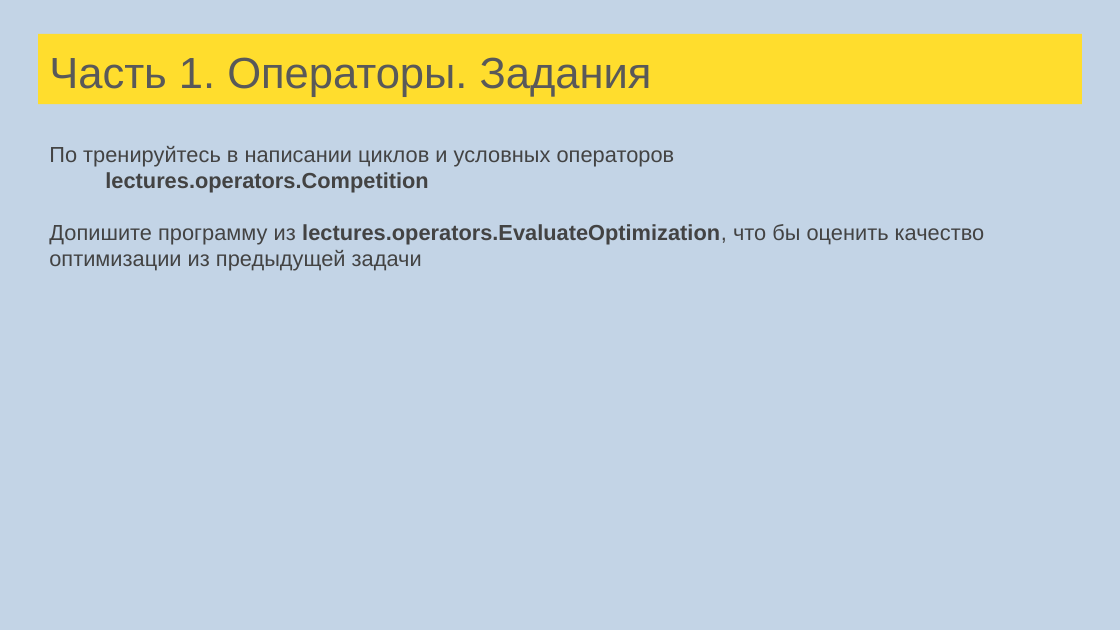
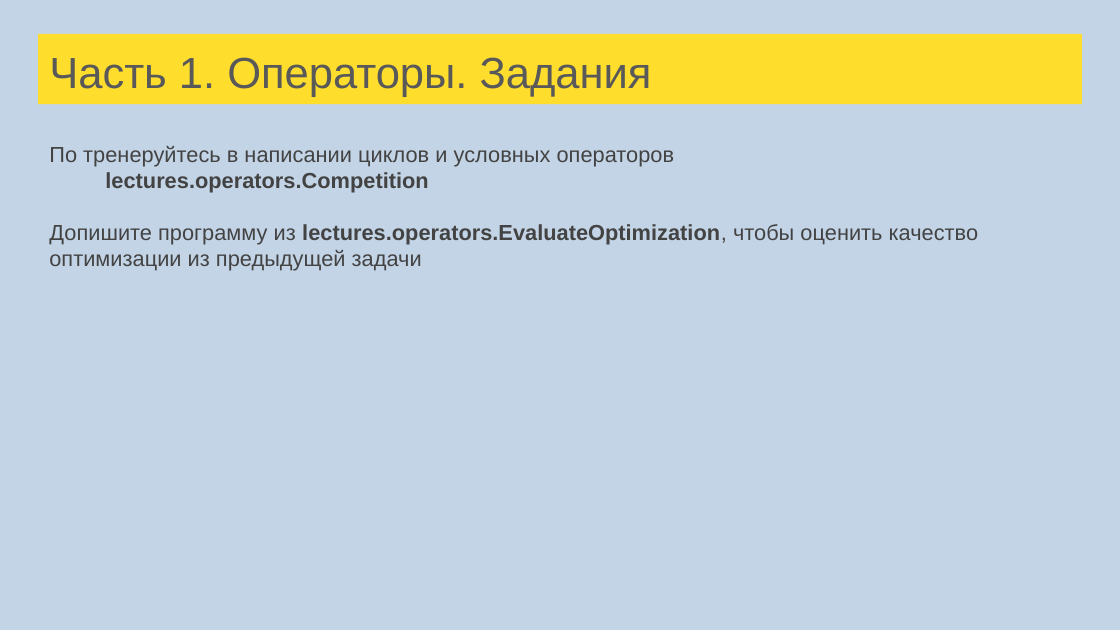
Before and after one commit to sergeypopov83/scala-school, a slide deck: slide 38 of src/main/resources/Лекции Scala для FinTech.pptx. Drawn at 1120x630 pixels with LibreOffice and Linux fonts; fonts in the diff are those of the drawing. Boxes give left, top, right and bottom in pixels: in the first picture for what was removed or moved away, otherwise in the second. Text is boxed around its words. In the diff, an @@ line names an element or a change of style, - is before the commit and + after.

Commit message:
Fix in SQLAPI and Computation fix typos in lectures

```diff
--- a/src/main/resources/Лекции Scala для FinTech.pptx
+++ b/src/main/resources/Лекции Scala для FinTech.pptx
@@ text at [49, 146, 675, 166]: text changed @@
-По тренируйтесь в написании циклов и условных операторов
+По тренеруйтесь в написании циклов и условных операторов
@@ text at [49, 224, 979, 271]: spaces changed @@
-Допишите программу из lectures.operators.EvaluateOptimization, что бы оценить качество оптимизации из предыдущей задачи
+Допишите программу из lectures.operators.EvaluateOptimization, чтобы оценить качество оптимизации из предыдущей задачи
```
Also in this commit, not shown: 7 other slides changed, 3 other files.
